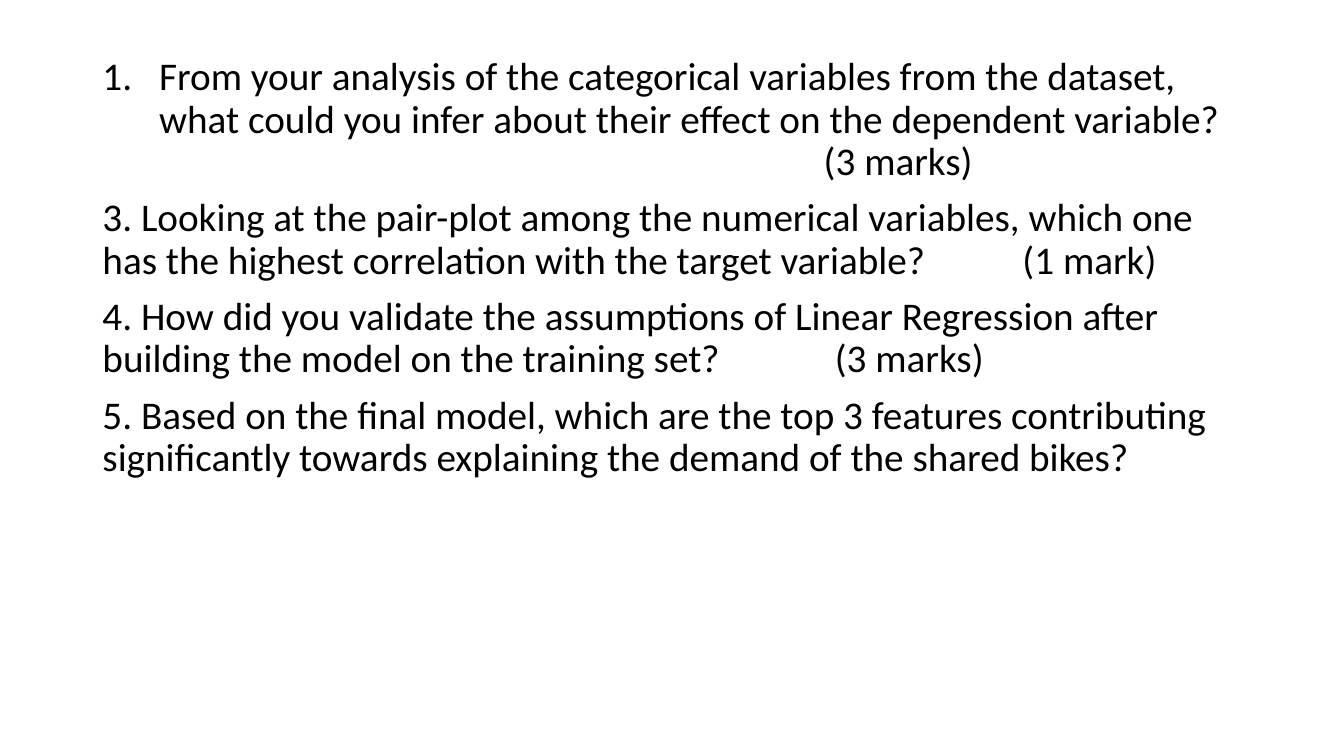
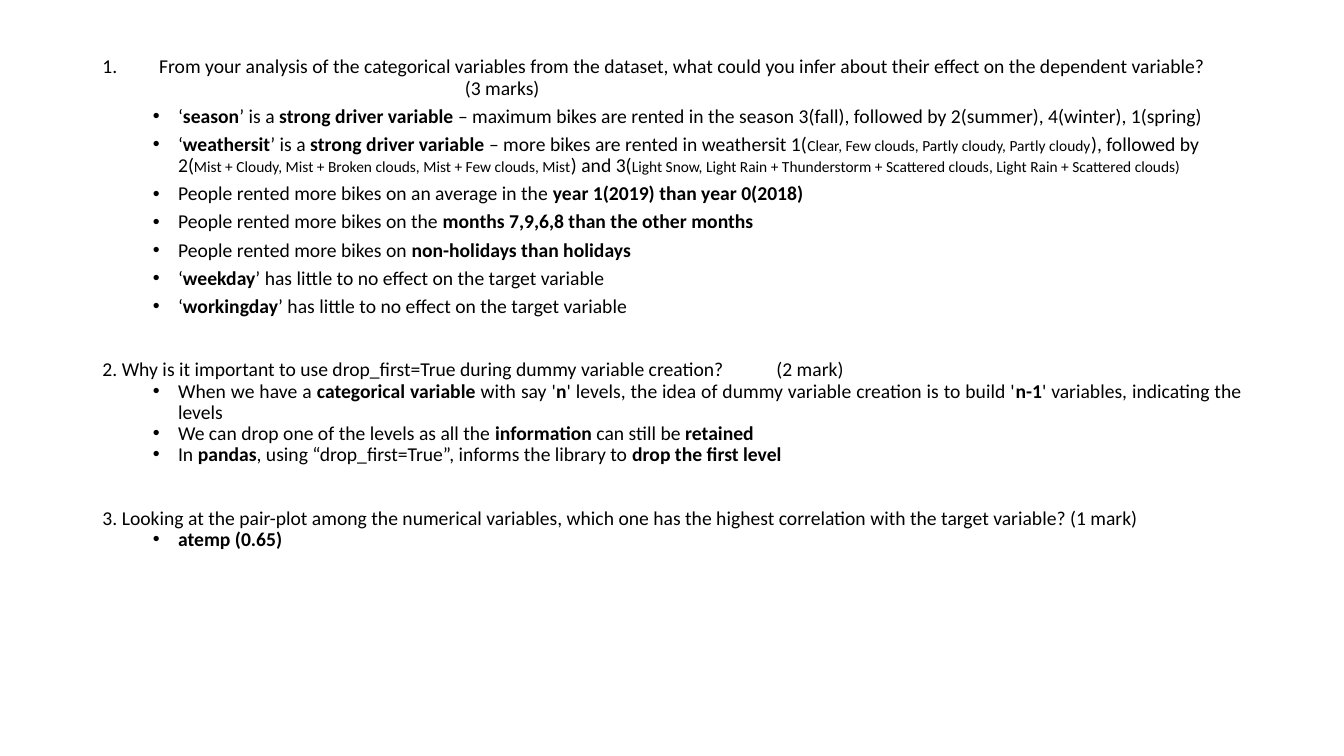
Before and after one commit to krishnajiraoh/upGrad_linear_regression_assignment, a slide deck: slide 3 of Subjective Questions.pptx (slide 4 before the commit). Drawn at 1344x756 pixels with LibreOffice and Linux fonts; fonts in the diff are those of the drawing. Boxes give left, top, right and bottom in pixels: in the first picture for what was removed or moved away, otherwise in the second. Text is boxed around its words. In the diff, an @@ line names an element or a change of style, - is before the commit and + after.

```diff
--- a/Subjective Questions.pptx
+++ b/Subjective Questions.pptx
@@ text at [102, 59, 1204, 529]: size 28 to 14 pt in "From your analysis of the categorical variables ...", "3. Looking at the pair-plot among the ..."; alignment left to justified; less space between paragraphs @@
@@ text at [102, 109, 1241, 465]: paragraphs added @@
+  • ‘season’ is a strong driver variable – maximum bikes are rented in the season 3(fall), followed by 2(summer), 4(winter), 1(spring)
+  • ‘weathersit’ is a strong driver variable – more bikes are rented in weathersit 1(Clear, Few clouds, Partly cloudy, Partly cloudy), followed by 2(Mist + Cloudy, Mist + Broken clouds, Mist + Few clouds, Mist) and 3(Light Snow, Light Rain + Thunderstorm + Scattered clouds, Light Rain + Scattered clouds)
+  • People rented more bikes on an average in the year 1(2019) than year 0(2018)
+  • People rented more bikes on the months 7,9,6,8 than the other months
+  • People rented more bikes on non-holidays than holidays
+  • ‘weekday’ has little to no effect on the target variable
+  • ‘workingday’ has little to no effect on the target variable
+2. Why is it important to use drop_first=True during dummy variable creation? (2 mark)
+  • When we have a categorical variable with say 'n' levels, the idea of dummy variable creation is to build 'n-1' variables, indicating the levels
+  • We can drop one of the levels as all the information can still be retained
+  • In pandas, using “drop_first=True”, informs the library to drop the first level
@@ text at [178, 531, 282, 549]: text changed; size 28 to 14 pt; bold on @@
-4. How did you validate the assumptions of Linear Regression after building the model on the training set? (3 marks)
-5. Based on the final model, which are the top 3 features contributing significantly towards explaining the demand of the shared bikes?
+  • atemp (0.65)
```
Also in this commit, not shown: 6 other slides changed.
